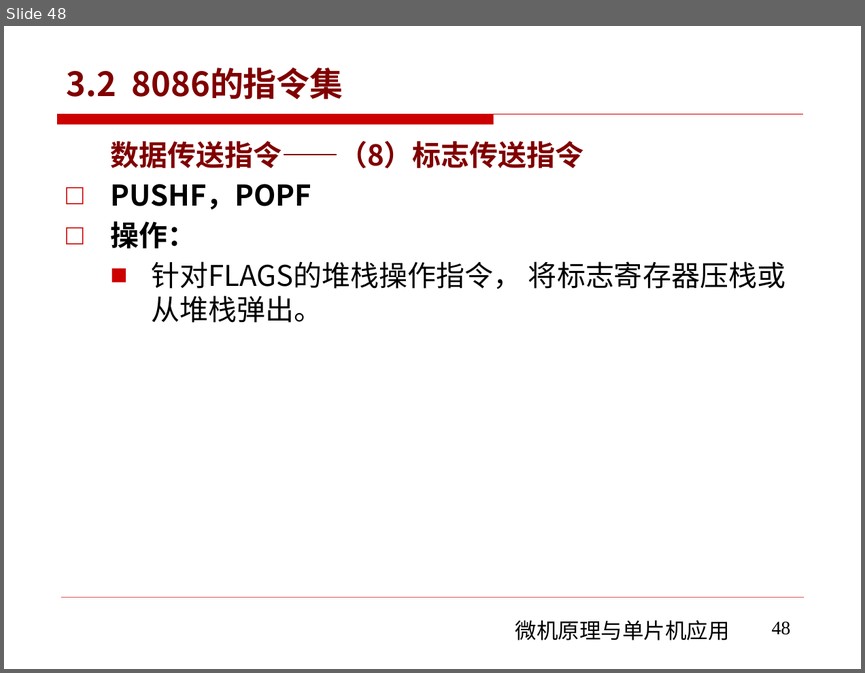
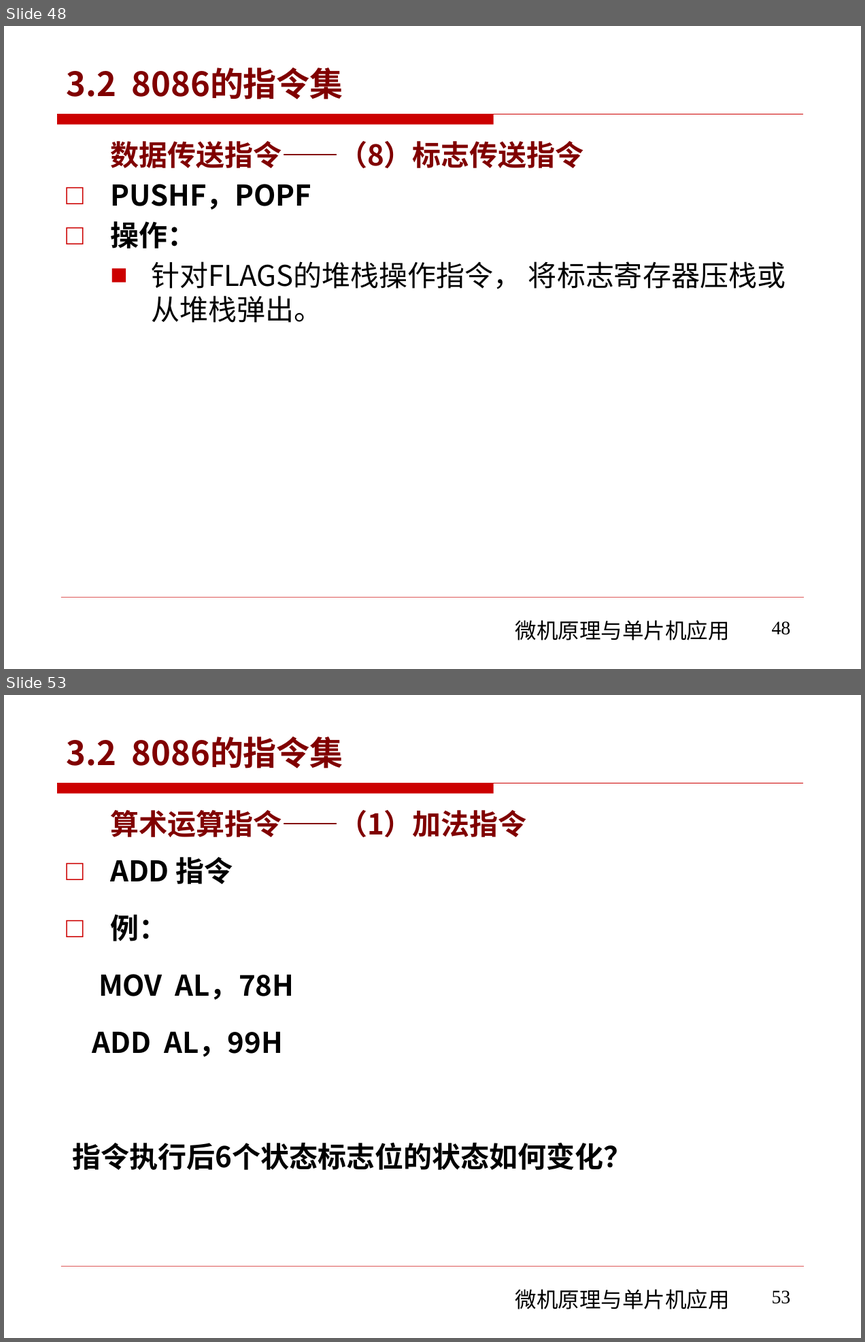
Before and after one commit to rshouc/Microcomputer, a slide deck: PPT/The Principle of Microcomputer/第三章 微机原理（8086的指令系统-指令集).pptx. Shown one above the other, each under a label of ours: slide 48 before the commit, slides 48 and 53 after it; the slides between them are not shown. The pictures are 865x673 and 865x1342 pixels, drawn with LibreOffice and Linux fonts; fonts in the diff are those of the drawing; background and template pictures are left out. Boxes give left, top, right and bottom in pixels: in the first picture for what was removed or moved away, otherwise in the second. Text is boxed around its words. In the diff, an @@ line names an element or a change of style, - is before the commit and + after.

```diff
--- a/PPT/The Principle of Microcomputer/第三章 微机原理（8086的指令系统-指令集).pptx
+++ b/PPT/The Principle of Microcomputer/第三章 微机原理（8086的指令系统-指令集).pptx
@@ slide 53 added at [4, 695, 861, 1338], background #FFFFFF; not listed: 3 template elements that a slide beside it also shows @@
@@ title added at [67, 736, 343, 768], 28 pt, text #800000, bold @@
+3.2 8086的指令集
@@ text added at [73, 810, 632, 1170], 24 pt, text #000000 @@
+算术运算指令——（1）加法指令
+□ ADD 指令
+□ 例：
+MOV AL，78H
+ADD AL，99H
+指令执行后6个状态标志位的状态如何变化？
@@ page number added at [772, 1290, 791, 1304], 16 pt, text #000000 @@
+53
```
Also in this commit, not shown: 111 other slides added.
